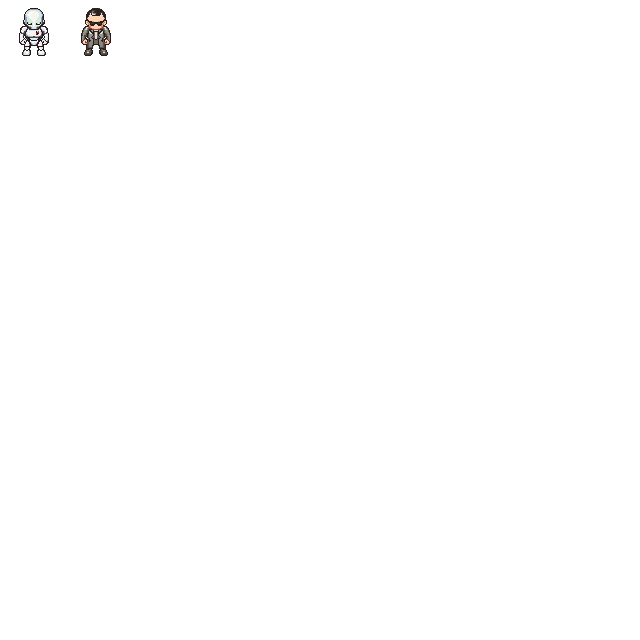
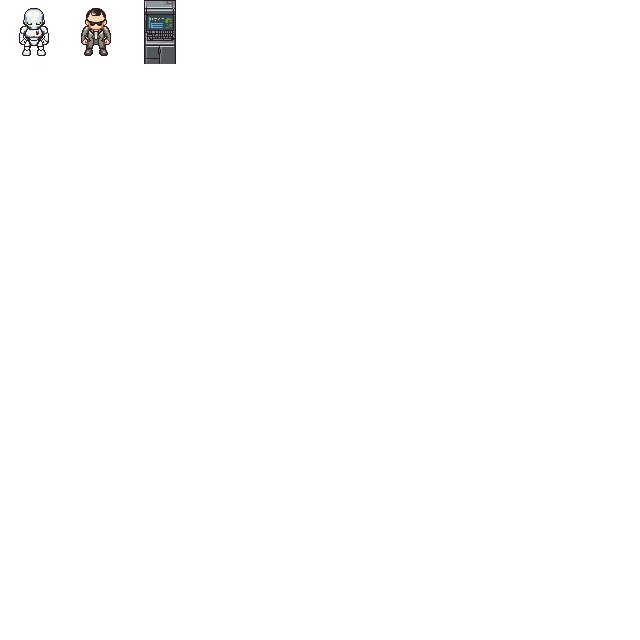
Two versions of the same layered image (640x640). Layer-by-layer changes:
renamed "Sprites" to "Tiled_Sprites.png", painted on it over (144, 0, 176, 64)
